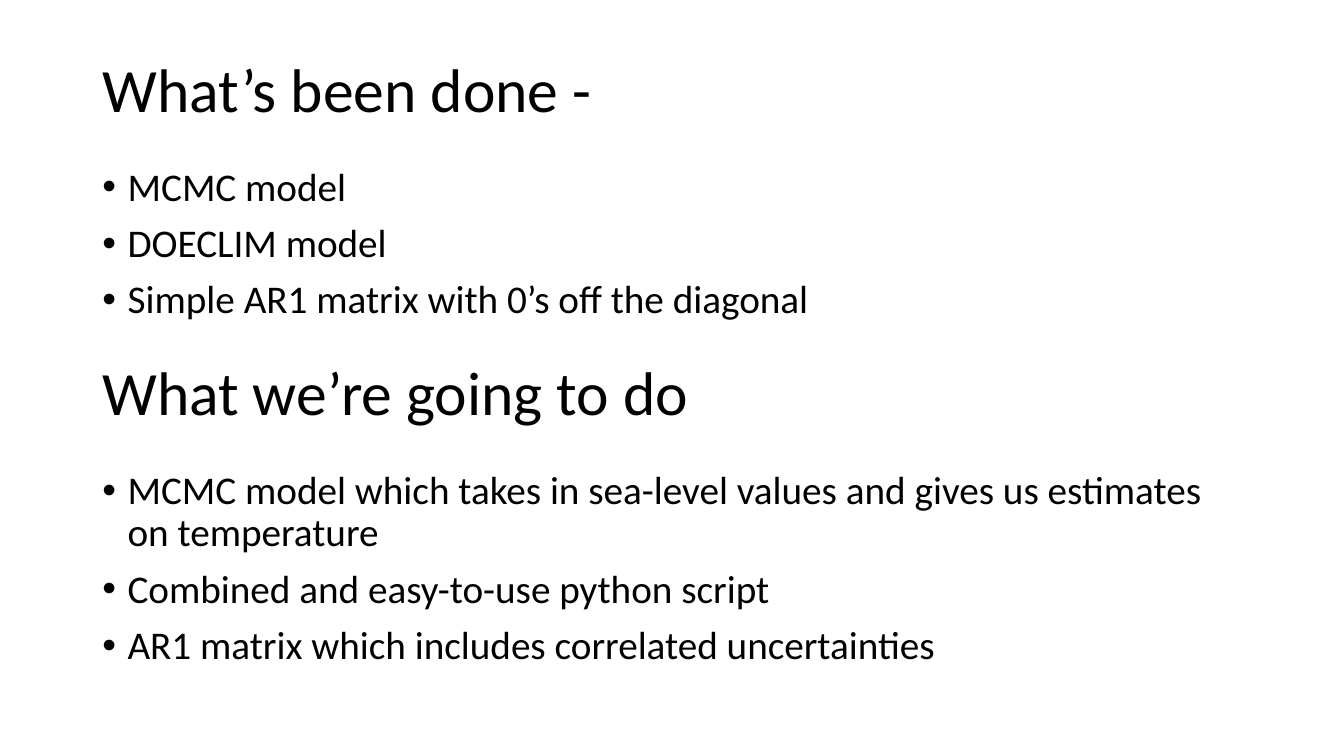
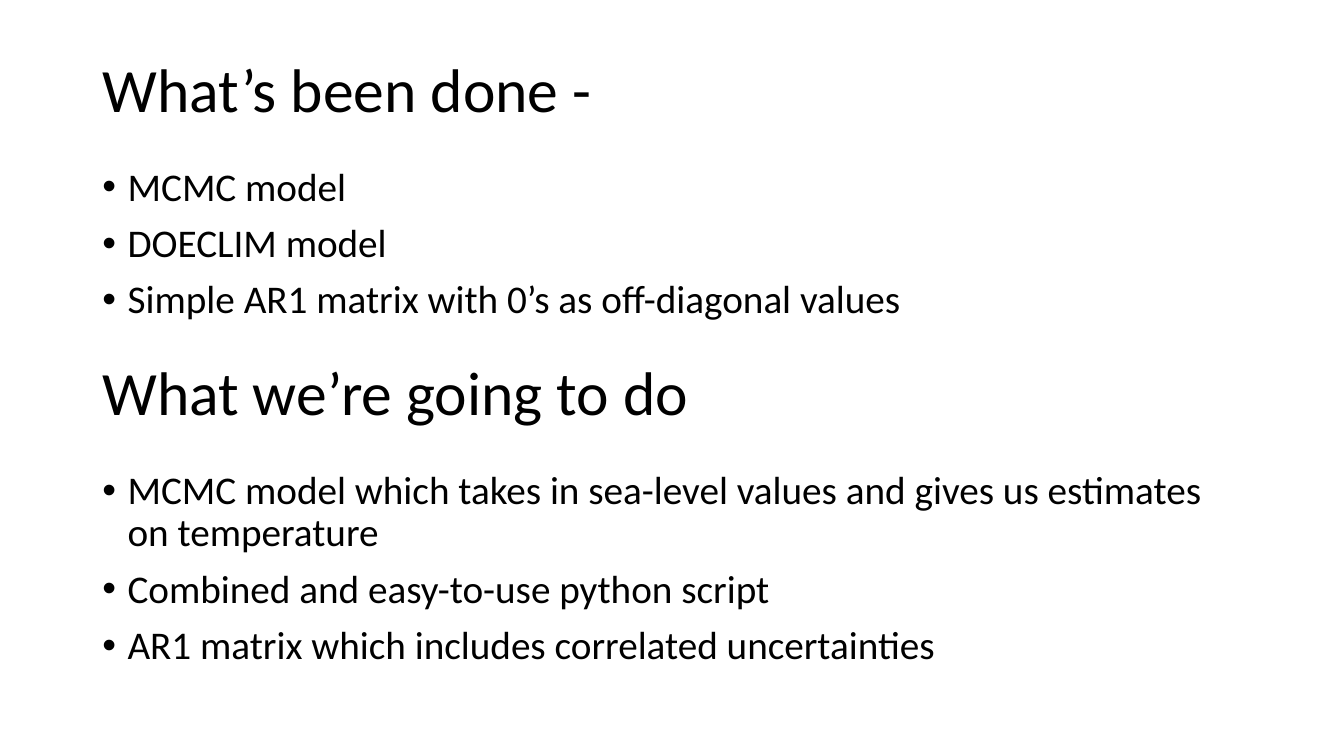
Before and after one commit to niharnandan/thesis, a slide deck: slide 14 of Mid Semester Presentation.pptx. Drawn at 1344x756 pixels with LibreOffice and Linux fonts; fonts in the diff are those of the drawing. Boxes give left, top, right and bottom in pixels: in the first picture for what was removed or moved away, otherwise in the second. Text is boxed around its words. In the diff, an @@ line names an element or a change of style, - is before the commit and + after.

```diff
--- a/Mid Semester Presentation.pptx
+++ b/Mid Semester Presentation.pptx
@@ text at (x1=128, y1=285, x2=900, y2=320): text changed @@
-• Simple AR1 matrix with 0’s off the diagonal
+• Simple AR1 matrix with 0’s as off-diagonal values
```
Also in this commit, not shown: 7 other slides changed, 3 slides added, 2 slides removed.
